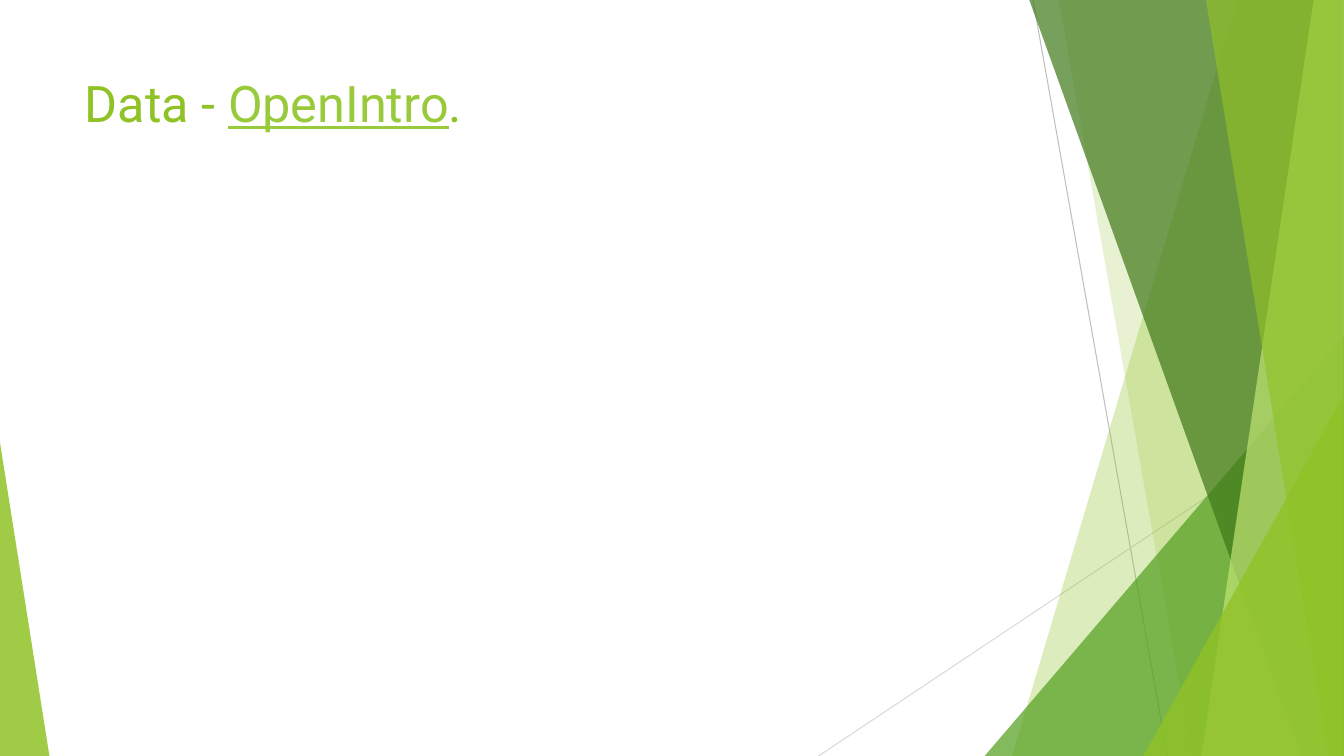
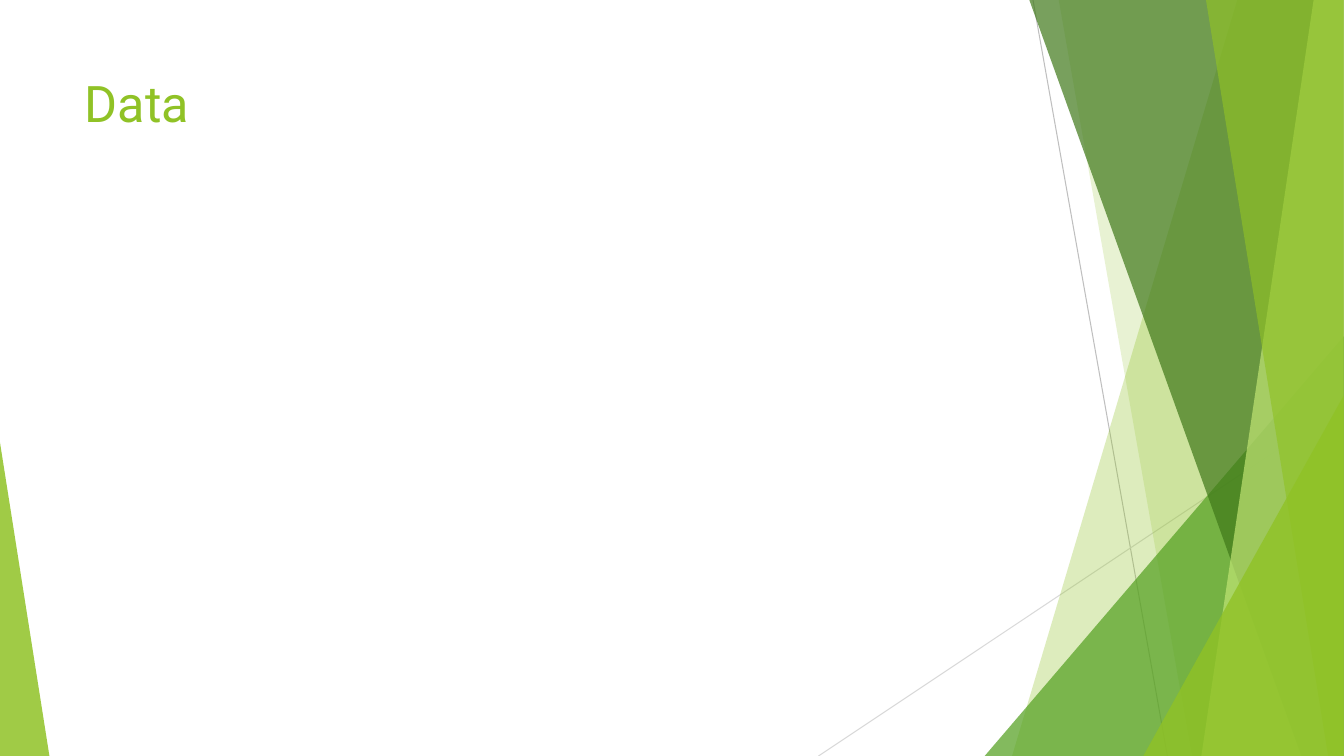
Before and after one commit to himalayahall/CUNY-DATA606, a slide deck: slide 3 of Project/Hakim-Project.pptx. Drawn at 1344x756 pixels with LibreOffice and Linux fonts; fonts in the diff are those of the drawing. Boxes give left, top, right and bottom in pixels: in the first picture for what was removed or moved away, otherwise in the second. Text is boxed around its words. In the diff, an @@ line names an element or a change of style, - is before the commit and + after.

```diff
--- a/Project/Hakim-Project.pptx
+++ b/Project/Hakim-Project.pptx
@@ title at (x1=85, y1=86, x2=189, y2=123): text changed; text colour #99CA3C to #90C226 @@
-Data - OpenIntro.
+Data
```
Also in this commit, not shown: 8 other slides changed, 1 slide added, 1 other file.
